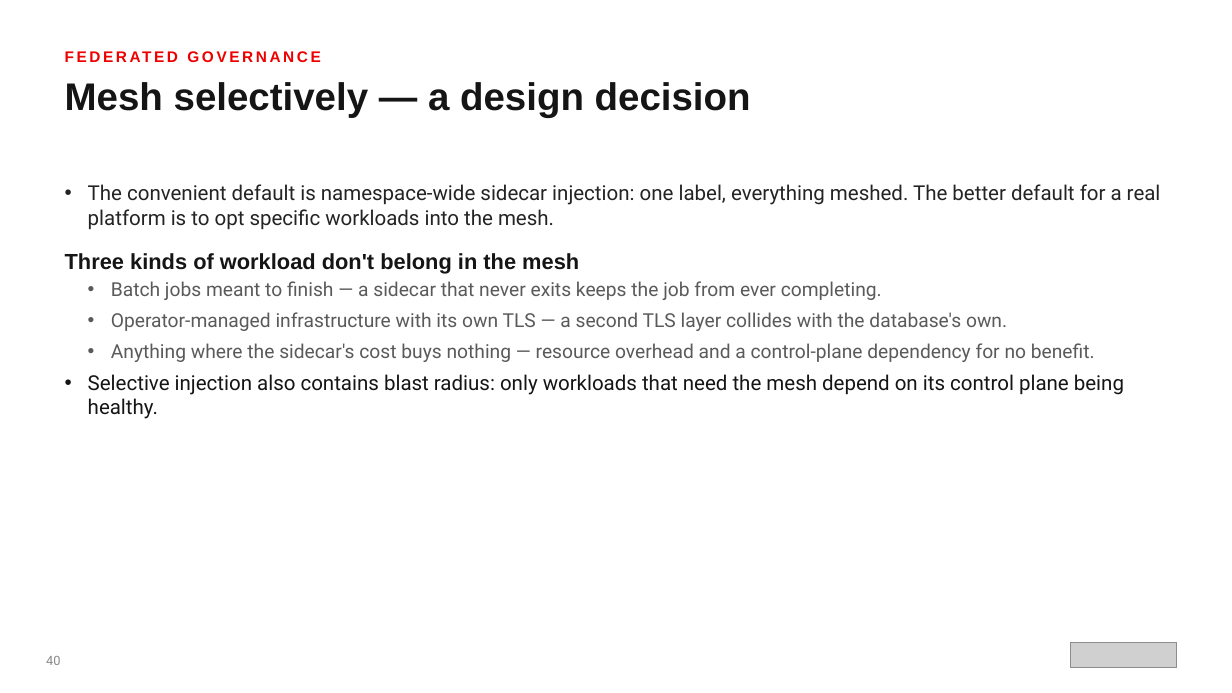
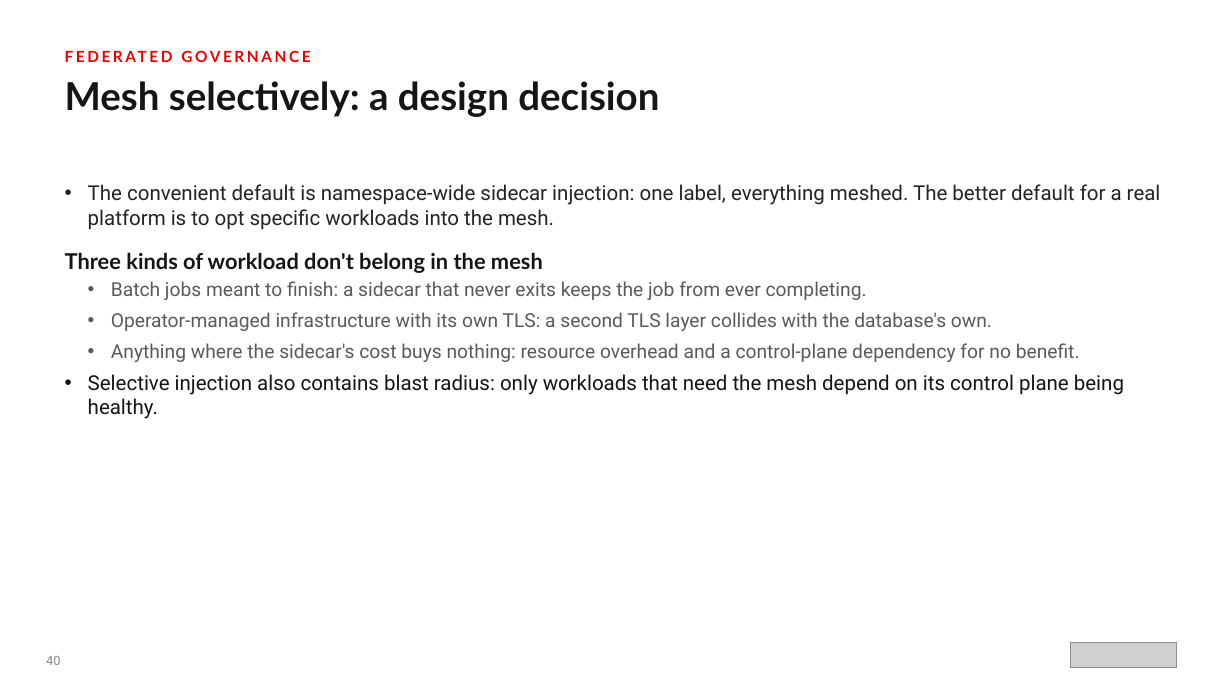
Before and after one commit to patterncatalyst/datamesh-reference-arch-python, a slide deck: slide 41 of presentation/data-mesh-openshift/Data_Mesh_on_OpenShift.pptx. Drawn at 1232x693 pixels with LibreOffice and Linux fonts; fonts in the diff are those of the drawing; grey boxes stand for pictures. Boxes give left, top, right and bottom in pixels: in the first picture for what was removed or moved away, otherwise in the second. Text is boxed around its words. In the diff, an @@ line names an element or a change of style, - is before the commit and + after.

Commit message:
docs(deck): voice + Red Hat Display pass on the data-mesh decks (#22)
* docs(deck): professional-voice pass on the data-mesh decks

Remove em dashes, chapter/section cross-references, and ban-tier verbal
tics (deliberately, earns its place, load-bearing, worth noticing, honest,
on purpose, not a toy, rest of this deck) from The Data Mesh 101 and
Data Mesh on OpenShift pptxgenjs sources, then rebuild both decks.

* docs(deck): Red Hat Display titles on the data-mesh decks

Replace the Overpass SemiBold heading font token with Red Hat Display in
both pptxgenjs sources (The Data Mesh 101, Data Mesh on OpenShift) and
rebuild; body (Red Hat Text) and code (Red Hat Mono) fonts are unchanged.

```diff
--- a/presentation/data-mesh-openshift/Data_Mesh_on_OpenShift.pptx
+++ b/presentation/data-mesh-openshift/Data_Mesh_on_OpenShift.pptx
@@ text "FEDERATED GOVERNANCE" at (65,42,1167,71): font Arial to Lato @@
@@ text at (65,81,659,117): text changed; font Arial to Lato @@
-Mesh selectively — a design decision
+Mesh selectively: a design decision
@@ text at (65,252,543,273): font Arial to Lato in "Three kinds of workload don't belong in ..." @@
@@ text at (111,281,1080,362): text changed @@
-  • Batch jobs meant to finish — a sidecar that never exits keeps the job from ever completing.
-  • Operator-managed infrastructure with its own TLS — a second TLS layer collides with the database's own.
-  • Anything where the sidecar's cost buys nothing — resource overhead and a control-plane dependency for no benefit.
+  • Batch jobs meant to finish: a sidecar that never exits keeps the job from ever completing.
+  • Operator-managed infrastructure with its own TLS: a second TLS layer collides with the database's own.
+  • Anything where the sidecar's cost buys nothing: resource overhead and a control-plane dependency for no benefit.
```
Also in this commit, not shown: 61 other slides changed, 4 other files.
